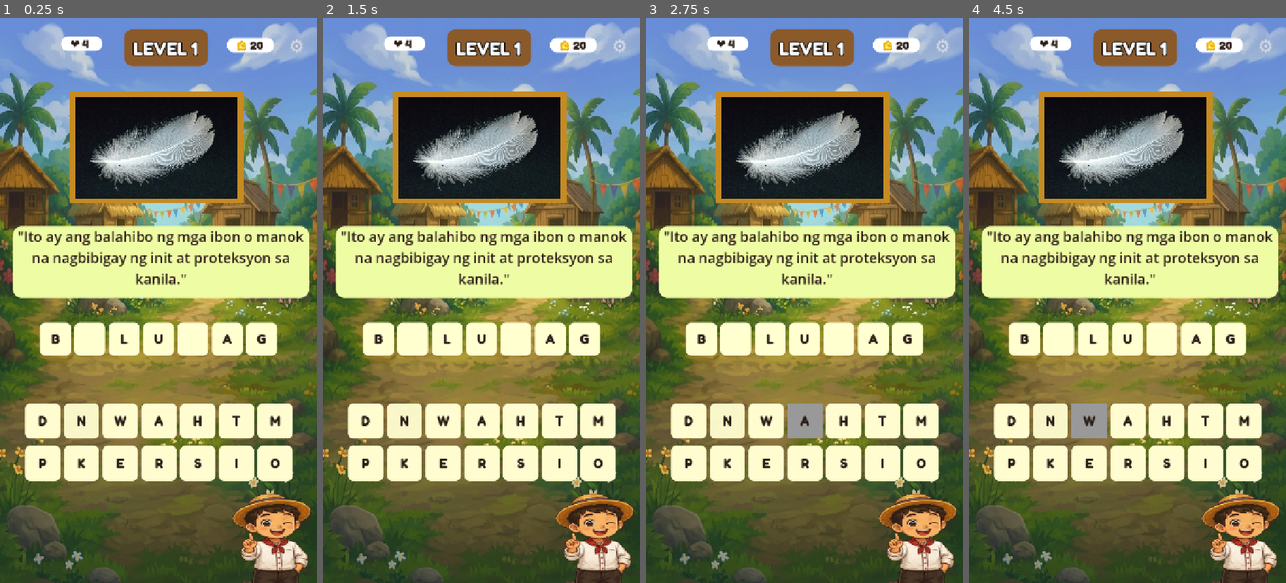
Above: before the commit, frames 1-4 (left to right).
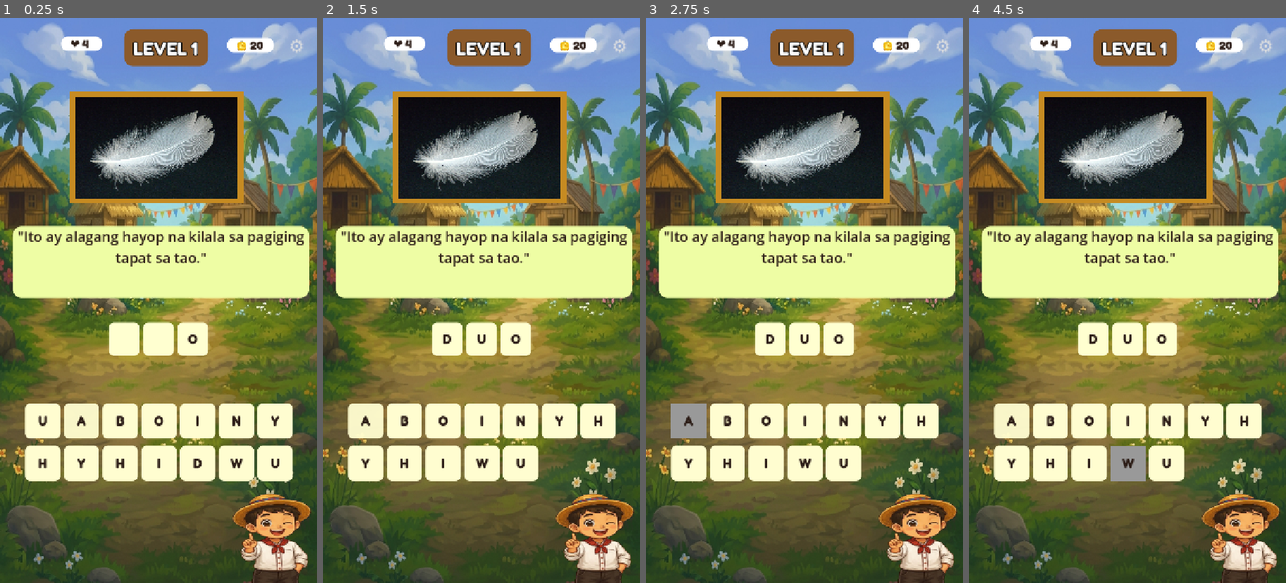
Above: after the commit, the same moments.

Repository: Princesslodor/Partido-Word-Catch
Game: Godot game, scene res://node_2d.tscn
Two runs of this game, one before a commit and one after it. Both use one fixed random seed, a clock stepped at 60 frames per second and the inputs below.
Inputs:
- Up to frame 1 (0.25 s): no input
- Up to frame 2 (1.5 s): click "D" at 0.5 s; click "U" at 1.25 s
- Up to frame 3 (2.75 s): click "A" at 2 s
- Up to frame 4 (4.5 s): click "N" at 2.75 s; click "B" at 3.5 s; click "W" at 4.25 s

The runs differ from the first frame. In frame 1, 4.9% of the frame differs, in the area x 10-96%, y 37-80%; in frame 2, 6.2%; in frame 3, 7.4%; in frame 4, 7.4%, in the area x 10-96%, y 37-82%.

Commit message:
may inayos kunti

Diff:
--- a/AnswerSlot.gd
+++ b/AnswerSlot.gd
@@ -2,6 +2,9 @@
 
 # Status kung naka-lock na (gaya ng pre-filled letters)
 var is_locked: bool = false
+
+# Dito natin itatago kung saang tile sa baba nanggaling 'yung letter
+var stored_origin_button: Button = null
 
 func _can_drop_data(_at_position, data):
 	# Kung locked na ang slot, bawal nang lagyan ng panibagong letter
@@ -12,8 +15,13 @@
 func _drop_data(_at_position, data):
 	var origin_button = data["origin_button"]
 
+	# Kung may nakalagay nang letter sa slot na 'to dati, ibalik muna sa pinanggalingan nito
+	if stored_origin_button != null and stored_origin_button != origin_button:
+		stored_origin_button.text = text
+
 	# 1. Kunin ang letter at ilagay sa slot na ito
 	text = data["letter"]
+	stored_origin_button = origin_button
 
 	# 2. CLEAR THE ORIGIN: Burahin ang letra sa pinanggalingang tile sa baba!
 	if origin_button and origin_button != self:
@@ -23,3 +31,21 @@
 	var main_node = get_tree().current_scene
 	if main_node.has_method("check_answer"):
 		main_node.check_answer()
+
+# 'PAG KINLICK ANG ANSWERSLOT: Ibalik ang letter sa pinanggalingan sa baba!
+func _pressed():
+	if is_locked:
+		return
+
+	if text != "" and stored_origin_button != null:
+		# Ibabalik ang text sa dating tile sa baba
+		stored_origin_button.text = text
+
+		# Lilinisin ang Answer Slot na ito
+		text = ""
+		stored_origin_button = null
+
+		# I-check ulit ang answer pagkatapos alisin ang letter
+		var main_node = get_tree().current_scene
+		if main_node.has_method("check_answer"):
+			main_node.check_answer()
--- a/LetterTile.gd
+++ b/LetterTile.gd
@@ -1,6 +1,11 @@
 extends Button
 
+# Function para madaling lagyan ng titik ang tile mula sa main script
+func set_letter(new_letter: String):
+	text = new_letter
+
 func _get_drag_data(_at_position):
+	# Huwag payagang i-drag kung walang nakasulat na letra
 	if text == "":
 		return null
 
@@ -9,10 +14,10 @@
 		"letter": text
 	}
 
-	# 1. Kopyahin ang MISMONG Button (duplicate) para eksaktong puting tile at font styling ang lumabas!
+	# 1. Kopyahin ang MISMONG Button (duplicate) para sa drag preview
 	var preview_button = self.duplicate()
 
-	# Siguraduhing maayos ang laki at hindi nakaharang sa click
+	# Siguraduhing maayos ang laki
 	preview_button.custom_minimum_size = size
 	preview_button.size = size
 
@@ -24,7 +29,7 @@
 
 	set_drag_preview(control)
 
-	# 2. Instant Hide: Mawawala agad ang text sa lumang pwesto habang dino-drag
+	# 2. Instant Hide: Mawawala ang text sa lumang pwesto habang dino-drag
 	text = ""
 
 	return drag_data
--- /dev/null
+++ b/LevelData.gd
@@ -0,0 +1,164 @@
+extends Node
+
+var levels = {
+	1: {
+		"unit": "Yunit 1: Sarili at Pamilya",
+		"word": "IDO",
+		"clue": "Ito ay alagang hayop na kilala sa pagiging tapat sa tao.",
+		"audio": "ido.mp3",
+		"meaning": "Aso sa wikang Bikol.",
+		"cultural_note": "Ang 'ido' ay itinuturing na matalik na kaibigan at tagapag-alaga ng tahanan sa pamilyang Bikolano."
+	},
+	2: {
+		"unit": "Yunit 1: Sarili at Pamilya",
+		"word": "UMA",
+		"clue": "Ito ay lupang tinataniman ng palay, gulay, o iba pang pananim.",
+		"audio": "uma.mp3",
+		"meaning": "Bukid o sakahan.",
+		"cultural_note": "Ang 'uma' ang pangunahing pinagkukunan ng kabuhayan ng maraming pamilya sa kabikolan."
+	},
+	3: {
+		"unit": "Yunit 1: Sarili at Pamilya",
+		"word": "IKOS",
+		"clue": "Ito ay alagang hayop na mahilig manghuli ng daga at karaniwang umuungol ng 'meow'.",
+		"audio": "ikos.mp3",
+		"meaning": "Pusa sa wikang Bikol.",
+		"cultural_note": "Karaniwang alaga ang 'ikos' sa mga bahay upang magbantay laban sa mga peste."
+	},
+	4: {
+		"unit": "Yunit 1: Sarili at Pamilya",
+		"word": "APOD",
+		"clue": "Ito ay tawag o bansag na ginagamit sa isang tao.",
+		"audio": "apod.mp3",
+		"meaning": "Tawag o pagtawag sa pangalan ng tao.",
+		"cultural_note": "Mahalaga ang 'apod' o pagtawag nang may paggalang tulad ng paggamit ng 'Noy' o 'Nay'."
+	},
+	5: {
+		"unit": "Yunit 1: Sarili at Pamilya",
+		"word": "UKAG",
+		"clue": "Ito ay paghahalo ng dalawa o higit pang bagay.",
+		"audio": "ukag.mp3",
+		"meaning": "Paghahalo o paggulo sa mga bagay.",
+		"cultural_note": "Karaniwang ginagamit kapag naghahalo ng mga sangkap sa pagluluto ng pagkaing Bikolano."
+	},
+	6: {
+		"unit": "Yunit 2: Komunidad at Kalikasan",
+		"word": "BURAK",
+		"clue": "Ito ay bahagi ng halaman na may iba't ibang kulay at amoy.",
+		"audio": "burak.mp3",
+		"meaning": "Bulaklak sa wikang Bikol.",
+		"cultural_note": "Ginagamit ang mga 'burak' sa mga kapistahan at pag-aalay sa mga simbahan sa Bicol."
+	},
+	7: {
+		"unit": "Yunit 2: Komunidad at Kalikasan",
+		"word": "KATRE",
+		"clue": "Ito ay gamit sa bahay na pinaghihigaan kapag natutulog o nagpapahinga.",
+		"audio": "katre.mp3",
+		"meaning": "Kama o tulugan.",
+		"cultural_note": "Simbolo ng pahinga ng pamilya matapos ang buong araw na pagtatrabaho."
+	},
+	8: {
+		"unit": "Yunit 2: Komunidad at Kalikasan",
+		"word": "BAYLE",
+		"clue": "Ito ay pagsayaw kasabay ng musika.",
+		"audio": "bayle.mp3",
+		"meaning": "Sayaw o pampublikong pasayaw.",
+		"cultural_note": "Ang 'bayle' ay isang sikat na tradisyon sa mga baryo tuwing may kapistahan."
+	},
+	9: {
+		"unit": "Yunit 2: Komunidad at Kalikasan",
+		"word": "GAKOD",
+		"clue": "Ito ay ginagamit sa pagtali ng mga bagay o hayop.",
+		"audio": "gakod.mp3",
+		"meaning": "Tali o pagtatali.",
+		"cultural_note": "Ginagamit ng mga mangingisda at magsasaka upang i-gaya/isara ang kanilang mga kagamitan."
+	},
+	10: {
+		"unit": "Yunit 2: Komunidad at Kalikasan",
+		"word": "BADANG",
+		"clue": "Ito ay malawak na damuhan o parang.",
+		"audio": "badang.mp3",
+		"meaning": "Tulong o saklolo.",
+		"cultural_note": "Nagpapakita ng espiritu ng Bayanihan o pagtutulungan ng mga kapitbahay."
+	},
+	11: {
+		"unit": "Yunit 3: Kultura at Tradisyon",
+		"word": "DAMULAG",
+		"clue": "Isa itong malaking hayop na tumutulong sa pagsasaka.",
+		"audio": "damulag.mp3",
+		"meaning": "Kalabaw sa wikang Bikol.",
+		"cultural_note": "Ang 'damulag' ang pambansang simbolo ng sipag at tiyaga ng mga magsasakang Bikolano."
+	},
+	12: {
+		"unit": "Yunit 3: Kultura at Tradisyon",
+		"word": "BALUKAG",
+		"clue": "Ito ang balahibo ng mga ibon o manok na nagbibigay ng proteksyon.",
+		"audio": "balukag.mp3",
+		"meaning": "Balahibo ng ibon o manok.",
+		"cultural_note": "Ginagamit din ang salitang ito kapag sinasabing 'nagpapatayo ng balukag' (pangingilabot)."
+	},
+	13: {
+		"unit": "Yunit 3: Kultura at Tradisyon",
+		"word": "MARIKAS",
+		"clue": "Ito ay taong o bagay na kumikilos nang mabilis.",
+		"audio": "marikas.mp3",
+		"meaning": "Mabilis o matulin.",
+		"cultural_note": "Inilalarawan ang isang taong maagap at mabilis gumawa ng mga gawaing-bahay."
+	},
+	14: {
+		"unit": "Yunit 3: Kultura at Tradisyon",
+		"word": "MAKUSOG",
+		"clue": "Ito ay taong may malakas na katawan o lakas.",
+		"audio": "makusog.mp3",
+		"meaning": "Malakas o matatag.",
+		"cultural_note": "Isang katangian ng mga Bikolano na matatag sa anumang pagsubok o bagyo."
+	},
+	15: {
+		"unit": "Yunit 3: Kultura at Tradisyon",
+		"word": "MAGAYON",
+		"clue": "Ito ay paglalarawan sa isang tao, bagay, o lugar na kaaya-aya sa paningin.",
+		"audio": "magayon.mp3",
+		"meaning": "Maganda sa wikang Bikol.",
+		"cultural_note": "Hango sa alamat ni 'Daragang Magayon' kung saan nagmula ang Bulkang Mayon."
+	},
+	16: {
+		"unit": "Yunit 4: Kwentong Bayan at Idyoma",
+		"word": "NAGSAKAT",
+		"clue": "Ito ay pag-akyat sa puno, bundok, hagdan, o mataas na lugar.",
+		"audio": "nagsakat.mp3",
+		"meaning": "Umayat o umakyat.",
+		"cultural_note": "Karaniwang ginagamit sa paglalarawan ng pag-akyat sa puno ng niyog."
+	},
+	17: {
+		"unit": "Yunit 4: Kwentong Bayan at Idyoma",
+		"word": "BUTBOTKUWAW",
+		"clue": "Isa itong ibon na gising sa gabi.",
+		"audio": "butbotkuwaw.mp3",
+		"meaning": "Kuwago (Owl).",
+		"cultural_note": "Sa mga kwentong bayan, inuugnay ang kwago sa mga kwentong kababalaghan sa gabi."
+	},
+	18: {
+		"unit": "Yunit 4: Kwentong Bayan at Idyoma",
+		"word": "HALABANG KAMOT",
+		"clue": "Tumutukoy sa taong kumukuha ng gamit ng iba nang walang pahintulot.",
+		"audio": "halabang_kamot.mp3",
+		"meaning": "Idyoma na nangangahulugang magnanakaw.",
+		"cultural_note": "Isang idyomang Bikol na nagtuturo ng pagiging tapat at pag-iwas sa pagkuha ng hindi pagmamay-ari."
+	},
+	19: {
+		"unit": "Yunit 4: Kwentong Bayan at Idyoma",
+		"word": "MAHAMIS AN DILA",
+		"clue": "Tumutukoy sa taong mahusay magsalita at madaling makapanghikayat ng iba.",
+		"audio": "mahamis_an_dila.mp3",
+		"meaning": "Idyoma na nangangahulugang mabulaklak magsalita o bolero.",
+		"cultural_note": "Inilalarawan nito ang mga taong magaling makipag-usap at manghikayat."
+	},
+	20: {
+		"unit": "Yunit 4: Kwentong Bayan at Idyoma",
+		"word": "NAGSUSULO NIN KIRAY",
+		"clue": "Tumutukoy sa taong nagpupuyat at nagsisikap upang mag-aral o matapos ang gawain.",
+		"audio": "nagsusulo_nin_kiray.mp3",
+		"meaning": "Idyoma na katumbas ng 'nagsusunog ng kilay' (nagsisikap mag-aral).",
+		"cultural_note": "Simbolo ng pagsusumikap ng mga estudyanteng Bikolano para sa kanilang kinabukasan."
+	}
+}
--- a/node_2d.gd
+++ b/node_2d.gd
@@ -1,58 +1,241 @@
 extends Node2D
 
-@onready var hint_label = $CanvasLayer/VBoxContainer/TagalogHintText
-@onready var answer_row = $CanvasLayer/AnswerSlotsRow
-@onready var scrambled_grid = $CanvasLayer/ScrambledLettersGrid
-
-var correct_word: String = "BALUKAG"
-
-# Ang mga Index na may NAKALAGAY NA AGAD na letra sa simula:
-# Index 0='B', 2='L', 3='U', 5='A', 6='G' (0-based counting)
-var prefilled_indices: Array = [0, 2, 3, 5, 6]
-
-# Ang kailangan na lang hanapin ay 'A' at 'K' + mga panggulo (distractors)
-var remaining_letters: Array = ["A", "K", "E", "I", "O", "T", "D", "H", "S", "M", "N", "P", "R", "W"]
+var current_level: int = 1
+var player_coins: int = 20
+
+var current_word: String = ""
+var current_placed_letters: Array = []
+
+var extra_alphabet: Array = ["A", "B", "K", "D", "E", "G", "H", "I", "L", "M", "N", "O", "P", "R", "S", "T", "U", "W", "Y"]
 
 func _ready():
-	setup_game()
-
-func setup_game():
-	# 1. I-setup ang Answer Slots sa taas (may pre-filled letters na)
-	var answer_slots = answer_row.get_children()
-	for i in range(answer_slots.size()):
-		var slot = answer_slots[i]
-		if i in prefilled_indices:
-			slot.text = correct_word[i] # Kakarga 'yung B, L, U, A, G
-			slot.is_locked = true       # HINDI na pwedeng galawin/i-drag
-			# Optional: Pwede mong lagyan ng visually distinct disabled state dito
+	if has_node("%VictoryPopup"):
+		%VictoryPopup.visible = false
+
+	if has_node("%SpeakerButton"):
+		if not %SpeakerButton.is_connected("pressed", Callable(self, "_on_speaker_button_pressed")):
+			%SpeakerButton.pressed.connect(_on_speaker_button_pressed)
+
+	if has_node("%NextLevelButton"):
+		if not %NextLevelButton.is_connected("pressed", Callable(self, "_on_next_level_button_pressed")):
+			%NextLevelButton.pressed.connect(_on_next_level_button_pressed)
+
+	load_current_level()
+
+func load_current_level():
+	if has_node("%VictoryPopup"):
+		%VictoryPopup.visible = false
+
+	var level_info = LevelData.levels[current_level]
+	current_word = level_info["word"].to_upper() # e.g., "IDO"
+
+	current_placed_letters.clear()
+	for i in range(current_word.length()):
+		current_placed_letters.append("")
+
+	if has_node("%TagalogHintText"):
+		%TagalogHintText.text = '"' + level_info["clue"] + '"'
+
+	if has_node("%LevelLabel"):
+		%LevelLabel.text = "LEVEL " + str(current_level)
+
+	if has_node("%CoinsLabel"):
+		%CoinsLabel.text = str(player_coins)
+
+	update_level_image(current_word.to_lower())
+	setup_answer_slots(current_word)
+	setup_scrambled_letters(current_word)
+
+func update_level_image(word_lower: String):
+	var image_path = "res://images/" + word_lower + ".png"
+	if ResourceLoader.exists(image_path) and has_node("%BackgroundPic"):
+		%BackgroundPic.texture = load(image_path)
+
+func setup_answer_slots(word: String):
+	var word_length = word.length()
+	var slot_container = _get_answer_slot_container()
+
+	if slot_container:
+		var slots = slot_container.get_children()
+		var hint_index = word_length - 1  # Pre-filled hint (e.g. 'O')
+
+		for i in range(slots.size()):
+			if i < word_length:
+				slots[i].visible = true
+				slots[i].stored_origin_button = null
+
+				if i == hint_index:
+					var hint_char = String(word[i])
+					current_placed_letters[i] = hint_char
+					_set_tile_text(slots[i], hint_char)
+					if "is_locked" in slots[i]:
+						slots[i].is_locked = true
+				else:
+					_clear_tile_text(slots[i])
+					if "is_locked" in slots[i]:
+						slots[i].is_locked = false
+			else:
+				slots[i].visible = false
+
+func setup_scrambled_letters(word: String):
+	var grid = _get_scrambled_grid()
+	if grid == null:
+		return
+
+	var tiles = grid.get_children()
+	var letters: Array = []
+
+	for c in word:
+		letters.append(c)
+
+	var needed_extras = tiles.size() - letters.size()
+	for i in range(needed_extras):
+		var random_letter = extra_alphabet[randi() % extra_alphabet.size()]
+		letters.append(random_letter)
+
+	letters.shuffle()
+
+	for i in range(tiles.size()):
+		if i < letters.size():
+			tiles[i].visible = true
+			_set_tile_text(tiles[i], letters[i])
+
+			var tile = tiles[i]
+			var letter_val = letters[i]
+
+			if tile is Button or tile is TextureButton:
+				if tile.is_connected("pressed", Callable(self, "_on_letter_tile_pressed")):
+					tile.disconnect("pressed", Callable(self, "_on_letter_tile_pressed"))
+
+				tile.pressed.connect(func(): _on_letter_tile_pressed(tile, letter_val))
+
+# --- 🎯 CLICKING & DRAGGING CHECKING LOGIC ---
+
+func _on_letter_tile_pressed(tile_button: Node, letter: String):
+	var empty_index = -1
+	for i in range(current_word.length()):
+		if current_placed_letters[i] == "":
+			empty_index = i
+			break
+
+	if empty_index != -1:
+		current_placed_letters[empty_index] = letter
+
+		var slot_container = _get_answer_slot_container()
+		if slot_container:
+			var slots = slot_container.get_children()
+			_set_tile_text(slots[empty_index], letter)
+			if "stored_origin_button" in slots[empty_index]:
+				slots[empty_index].stored_origin_button = tile_button
+
+		tile_button.visible = false
+
+		check_answer()
+
+# TINAWAG NITO AT NG ANSWERSLOT.GD (Pang-Drag & Drop at Click)
+func check_answer():
+	var slot_container = _get_answer_slot_container()
+	if slot_container == null:
+		return
+
+	var slots = slot_container.get_children()
+	var constructed_word = ""
+	var is_full = true
+
+	# Basahin ang aktwal na nakasulat sa Answer Slots
+	for i in range(current_word.length()):
+		var slot_text = ""
+		if "text" in slots[i]:
+			slot_text = slots[i].text.strip_edges().to_upper()
+		elif slots[i].has_node("Label"):
+			slot_text = slots[i].get_node("Label").text.strip_edges().to_upper()
+
+		if slot_text == "":
+			is_full = false
+			break
+		constructed_word += slot_text
+
+	# I-update din ang tracking array
+	for i in range(current_word.length()):
+		if i < constructed_word.length():
+			current_placed_letters[i] = constructed_word[i]
+
+	if is_full:
+		if constructed_word == current_word:
+			print("TAMA ANG SAGOT!")
+			show_victory_popup()
 		else:
-			slot.text = ""
-			slot.is_locked = false
-
-	# 2. I-shuffle ang pagpipiliang mga letra para sa baba
-	remaining_letters.shuffle()
-
-	# 3. Ilagay ang letters sa ScrambledLettersGrid buttons
-	var letter_buttons = scrambled_grid.get_children()
-	for i in range(letter_buttons.size()):
-		if i < remaining_letters.size():
-			letter_buttons[i].text = remaining_letters[i]
-		else:
-			letter_buttons[i].text = ""
-
-# Ang tumatawag dito ay ang AnswerSlot.gd kapag may nai-drop na letter
-func check_answer():
-	var current_answer = ""
-	var answer_slots = answer_row.get_children()
-
-	for slot in answer_slots:
-		current_answer += slot.text
-
-	# Kapag napunan na ang lahat ng 7 slots
-	if current_answer.length() == correct_word.length():
-		if current_answer == correct_word:
-			hint_label.text = "TAMA! Napakahusay!"
-			print("Panalo!")
-		else:
-			hint_label.text = "Mali ang baybay. Subukan ulit!"
-			print("Mali ang sagot.")
+			print("MALING SAGOT! Subukan ulit.")
+
+# --- 🏆 VICTORY POPUP LOGIC ---
+func show_victory_popup():
+	var level_info = LevelData.levels[current_level]
+
+	player_coins += 10
+	if has_node("%CoinsLabel"):
+		%CoinsLabel.text = str(player_coins)
+	if has_node("%RewardCoinsLabel"):
+		%RewardCoinsLabel.text = "+10 COINS"
+
+	if has_node("%WordLabel"):
+		%WordLabel.text = level_info.get("word", "")
+
+	if has_node("%MeaningLabel"):
+		%MeaningLabel.text = level_info.get("meaning", "")
+
+	if has_node("%CulturalNoteLabel"):
+		%CulturalNoteLabel.text = level_info.get("cultural_note", "")
+
+	if has_node("%VictoryPopup"):
+		%VictoryPopup.visible = true
+
+	if level_info.has("audio"):
+		play_audio(level_info["audio"])
+
+func play_audio(audio_filename: String):
+	var audio_path = "res://audio/" + audio_filename
+	if ResourceLoader.exists(audio_path) and has_node("%AudioPlayer"):
+		%AudioPlayer.stream = load(audio_path)
+		%AudioPlayer.play()
+
+func _on_speaker_button_pressed():
+	var level_info = LevelData.levels[current_level]
+	if level_info.has("audio"):
+		play_audio(level_info["audio"])
+
+func _on_next_level_button_pressed():
+	current_level += 1
+	if current_level <= LevelData.levels.size():
+		load_current_level()
+
+# --- HELPER FUNCTIONS ---
+func _get_answer_slot_container() -> Node:
+	if has_node("%AnswerSlotsContainer"):
+		return %AnswerSlotsContainer
+	elif has_node("VBoxContainer/AnswerSlotsContainer"):
+		return $VBoxContainer/AnswerSlotsContainer
+	elif has_node("VBoxContainer/AnswerSlot"):
+		return $VBoxContainer/AnswerSlot
+	return null
+
+func _get_scrambled_grid() -> Node:
+	if has_node("%ScrambledLettersGrid"):
+		return %ScrambledLettersGrid
+	elif has_node("VBoxContainer/ScrambledLettersGrid"):
+		return $VBoxContainer/ScrambledLettersGrid
+	return null
+
+func _clear_tile_text(tile_node: Node):
+	_set_tile_text(tile_node, "")
+
+func _set_tile_text(tile_node: Node, val: String):
+	if tile_node.has_method("set_letter"):
+		tile_node.set_letter(val)
+	elif "text" in tile_node:
+		tile_node.text = val
+	elif tile_node.has_node("Label"):
+		tile_node.get_node("Label").text = val
+
+	for child in tile_node.get_children():
+		if child is Label:
+			child.text = val
--- a/node_2d.tscn
+++ b/node_2d.tscn
@@ -4,7 +4,7 @@
 [ext_resource type="Texture2D" uid="uid://dcul8q131go7u" path="res://Gemini_Generated_Image_livda0livda0livd.png" id="2_0e48y"]
 [ext_resource type="FontFile" uid="uid://dv1hd0pihk510" path="res://Fredoka-Bold.ttf" id="3_epypp"]
 [ext_resource type="Texture2D" uid="uid://e8817vusx1u" path="res://boy.png" id="3_q6r6c"]
-[ext_resource type="Texture2D" uid="uid://cqrr07rfnc8w" path="res://hans-swan-feather-16307.jpg" id="4_0hol4"]
+[ext_resource type="Texture2D" uid="uid://cqrr07rfnc8w" path="res://balukag.jpg" id="4_0hol4"]
 [ext_resource type="Script" uid="uid://bp5c3x0mfispk" path="res://LetterTile.gd" id="5_d21ai"]
 [ext_resource type="Script" uid="uid://1her1txh0m6q" path="res://AnswerSlot.gd" id="5_kdubu"]
 
@@ -68,6 +68,8 @@
 bg_color = Color(0.7755807, 0.5455407, 0.13224861, 1)
 border_color = Color(1, 1, 0.8666667, 1)
 corner_detail = 20
+
+[sub_resource type="StyleBoxEmpty" id="StyleBoxEmpty_20yl2"]
 
 [node name="Node2D" type="Node2D" unique_id=1699444475]
 script = ExtResource("1_wtcfe")
@@ -111,6 +113,7 @@
 text = "❤️ 4"
 
 [node name="LevelLabel" type="Label" parent="CanvasLayer/TopBar" unique_id=1855853359]
+unique_name_in_owner = true
 layout_mode = 1
 anchors_preset = -1
 anchor_left = 0.5
@@ -163,6 +166,7 @@
 grow_vertical = 2
 
 [node name="TagalogHintText" type="Label" parent="CanvasLayer/VBoxContainer" unique_id=1454216513]
+unique_name_in_owner = true
 layout_mode = 0
 offset_top = 100.0
 offset_right = 673.0
@@ -175,6 +179,7 @@
 autowrap_mode = 2
 
 [node name="ScrambledLettersGrid" type="GridContainer" parent="CanvasLayer" unique_id=344379939]
+unique_name_in_owner = true
 offset_left = 57.0
 offset_top = 873.0
 offset_right = 690.0
@@ -408,7 +413,8 @@
 theme_override_styles/focus = SubResource("StyleBoxEmpty_0e48y")
 script = ExtResource("5_d21ai")
 
-[node name="AnswerSlotsRow" type="HBoxContainer" parent="CanvasLayer" unique_id=1574909156]
+[node name="AnswerSlotsContainer" type="HBoxContainer" parent="CanvasLayer" unique_id=1574909156]
+unique_name_in_owner = true
 custom_minimum_size = Vector2(60, 60)
 offset_left = -17.0
 offset_top = 690.0
@@ -417,7 +423,8 @@
 theme_override_constants/separation = 8
 alignment = 1
 
-[node name="Button" type="Button" parent="CanvasLayer/AnswerSlotsRow" unique_id=850356015]
+[node name="Button" type="Button" parent="CanvasLayer/AnswerSlotsContainer" unique_id=850356015]
+unique_name_in_owner = true
 custom_minimum_size = Vector2(70, 70)
 layout_mode = 2
 focus_mode = 0
@@ -434,7 +441,8 @@
 theme_override_styles/focus = SubResource("StyleBoxEmpty_kdubu")
 script = ExtResource("5_kdubu")
 
-[node name="Button2" type="Button" parent="CanvasLayer/AnswerSlotsRow" unique_id=1409939361]
+[node name="Button2" type="Button" parent="CanvasLayer/AnswerSlotsContainer" unique_id=1409939361]
+unique_name_in_owner = true
 custom_minimum_size = Vector2(70, 70)
 layout_mode = 2
 focus_mode = 0
@@ -451,7 +459,8 @@
 theme_override_styles/focus = SubResource("StyleBoxEmpty_kdubu")
 script = ExtResource("5_kdubu")
 
-[node name="Button3" type="Button" parent="CanvasLayer/AnswerSlotsRow" unique_id=2091662412]
+[node name="Button3" type="Button" parent="CanvasLayer/AnswerSlotsContainer" unique_id=2091662412]
+unique_name_in_owner = true
 custom_minimum_size = Vector2(70, 70)
 layout_mode = 2
 focus_mode = 0
@@ -468,7 +477,8 @@
 theme_override_styles/focus = SubResource("StyleBoxEmpty_kdubu")
 script = ExtResource("5_kdubu")
 
-[node name="Button4" type="Button" parent="CanvasLayer/AnswerSlotsRow" unique_id=2135585112]
+[node name="Button4" type="Button" parent="CanvasLayer/AnswerSlotsContainer" unique_id=2135585112]
+unique_name_in_owner = true
 custom_minimum_size = Vector2(70, 70)
 layout_mode = 2
 focus_mode = 0
@@ -485,7 +495,8 @@
 theme_override_styles/focus = SubResource("StyleBoxEmpty_kdubu")
 script = ExtResource("5_kdubu")
 
-[node name="Button5" type="Button" parent="CanvasLayer/AnswerSlotsRow" unique_id=1815586065]
+[node name="Button5" type="Button" parent="CanvasLayer/AnswerSlotsContainer" unique_id=1815586065]
+unique_name_in_owner = true
 custom_minimum_size = Vector2(70, 70)
 layout_mode = 2
 focus_mode = 0
@@ -502,7 +513,8 @@
 theme_override_styles/focus = SubResource("StyleBoxEmpty_kdubu")
 script = ExtResource("5_kdubu")
 
-[node name="Button6" type="Button" parent="CanvasLayer/AnswerSlotsRow" unique_id=1472085372]
+[node name="Button6" type="Button" parent="CanvasLayer/AnswerSlotsContainer" unique_id=1472085372]
+unique_name_in_owner = true
 custom_minimum_size = Vector2(70, 70)
 layout_mode = 2
 focus_mode = 0
@@ -519,7 +531,8 @@
 theme_override_styles/focus = SubResource("StyleBoxEmpty_kdubu")
 script = ExtResource("5_kdubu")
 
-[node name="Button7" type="Button" parent="CanvasLayer/AnswerSlotsRow" unique_id=1169682446]
+[node name="Button7" type="Button" parent="CanvasLayer/AnswerSlotsContainer" unique_id=1169682446]
+unique_name_in_owner = true
 custom_minimum_size = Vector2(70, 70)
 layout_mode = 2
 focus_mode = 0
@@ -552,3 +565,40 @@
 size_flags_horizontal = 0
 texture = ExtResource("4_0hol4")
 expand_mode = 1
+
+[node name="VictoryPopup" type="Control" parent="CanvasLayer" unique_id=252567573]
+unique_name_in_owner = true
+layout_mode = 3
+anchors_preset = 15
+anchor_right = 1.0
+anchor_bottom = 1.0
+grow_horizontal = 2
+grow_vertical = 2
+
+[node name="ColorRect" type="ColorRect" parent="CanvasLayer/VictoryPopup" unique_id=300962938]
+layout_mode = 1
+anchors_preset = 15
+anchor_right = 1.0
+anchor_bottom = 1.0
+grow_horizontal = 2
+grow_vertical = 2
+color = Color(0.95686275, 0.94509804, 0.58431375, 1)
+
+[node name="WordLabel" type="VBoxContainer" parent="CanvasLayer/VictoryPopup" unique_id=42206712]
+layout_mode = 0
+offset_left = 165.0
+offset_top = 179.0
+offset_right = 548.0
+offset_bottom = 261.0
+
+[node name="Label" type="Label" parent="CanvasLayer/VictoryPopup" unique_id=277106590]
+layout_mode = 0
+offset_left = 217.0
+offset_top = 43.0
+offset_right = 600.0
+offset_bottom = 104.0
+theme_override_colors/font_color = Color(0.10725095, 0.06587418, 0.04932172, 1)
+theme_override_fonts/font = ExtResource("3_epypp")
+theme_override_font_sizes/font_size = 50
+theme_override_styles/normal = SubResource("StyleBoxEmpty_20yl2")
+text = "MAHUSAY!"
--- a/project.godot
+++ b/project.godot
@@ -15,6 +15,10 @@
 config/features=PackedStringArray("4.7", "GL Compatibility")
 config/icon="res://icon.svg"
 
+[autoload]
+
+LevelData="*uid://blju7gpqmr7tu"
+
 [display]
 
 window/size/viewport_width=720
Not shown, added: LevelData.gd.uid
Renamed: hans-swan-feather-16307.jpg -> balukag.jpg
Not shown, changed: balukag.jpg.import
